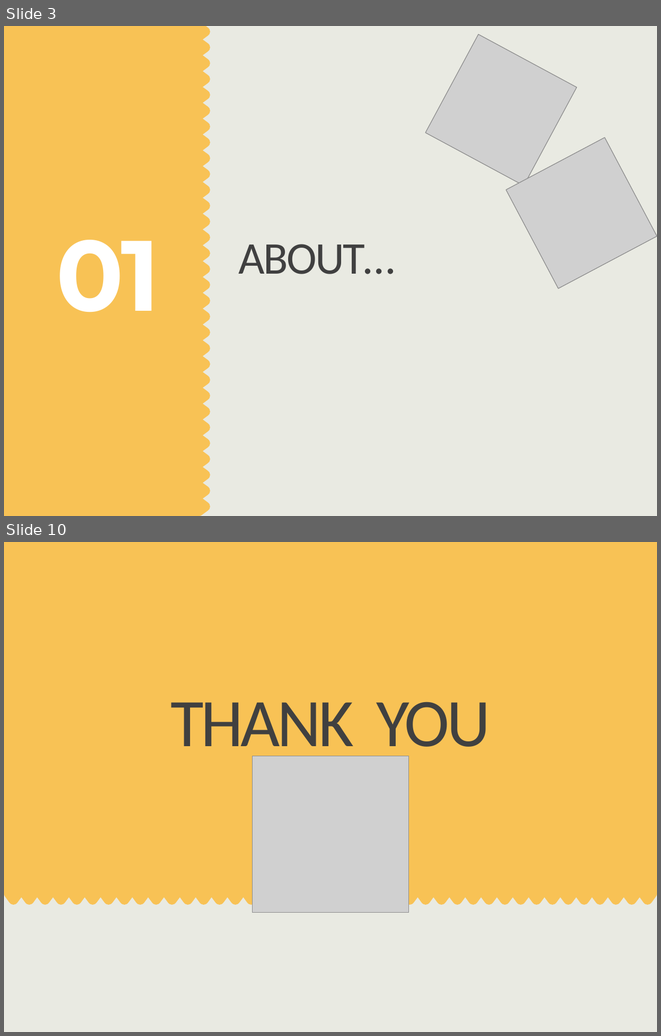
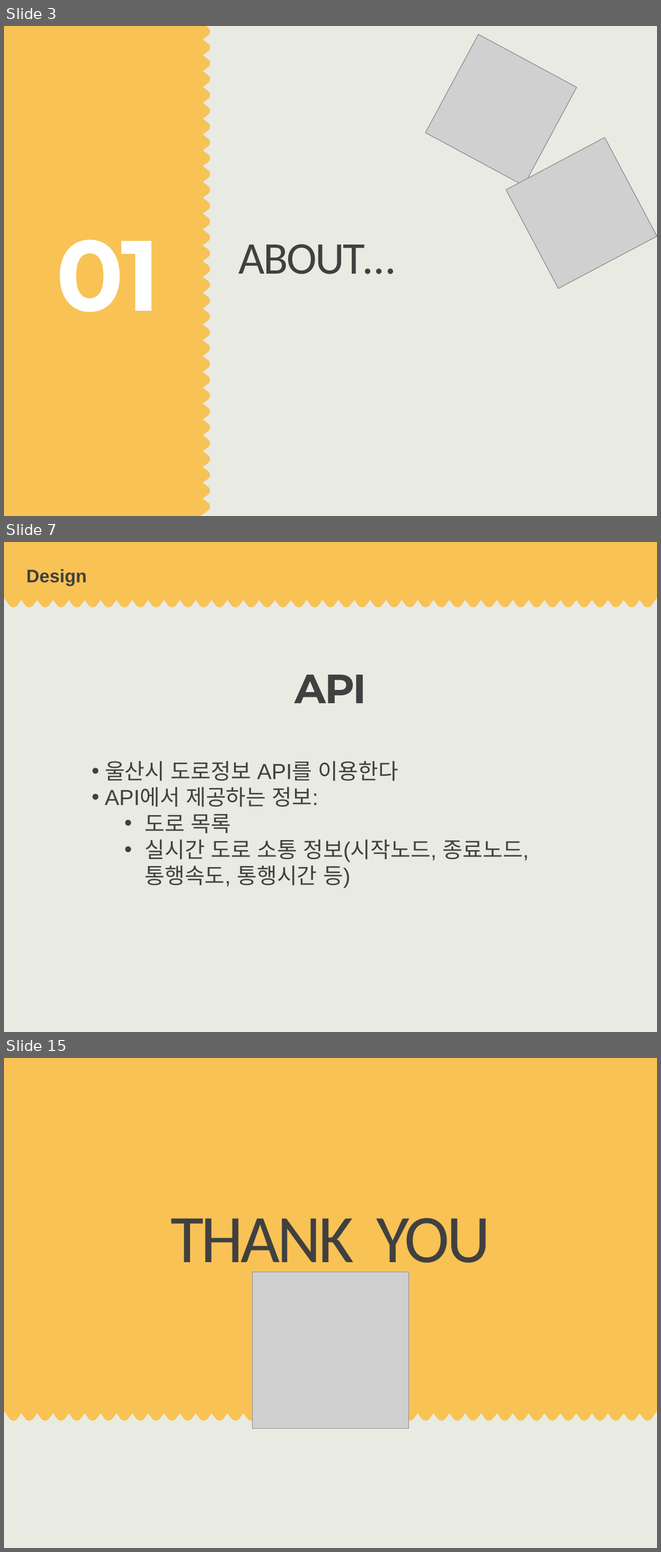
Before and after one commit to ilovethisid/Data-Structure-Design, a slide deck: week1.pptx. Shown one above the other, each under a label of ours: slides 3 and 10 before the commit, slides 3, 7 and 15 after it; the slides between them are not shown. The pictures are 661x1036 and 661x1552 pixels, drawn with LibreOffice and Linux fonts; fonts in the diff are those of the drawing; grey boxes stand for pictures. Boxes give left, top, right and bottom in pixels: in the first picture for what was removed or moved away, otherwise in the second. Text is boxed around its words. In the diff, an @@ line names an element or a change of style, - is before the commit and + after.

```diff
--- a/week1.pptx
+++ b/week1.pptx
@@ slide 7 added at box(4, 542, 657, 1032), background #E9EAE2 @@
@@ freeform shape added at box(4, 542, 657, 607), fill #F8C255 @@
@@ title added at box(26, 569, 87, 585), 20 pt, text #404040, bold @@
+Design
@@ text added at box(295, 674, 367, 703), 45 pt, text #404040, bold @@
+API
@@ text added at box(105, 761, 529, 888), 24 pt, text #404040 @@
+• 울산시 도로정보 API를 이용한다
+• API에서 제공하는 정보:
+  • 도로 목록
+  • 실시간 도로 소통 정보(시작노드, 종료노드, 통행속도, 통행시간 등)
@@ what was slide 10 is now slide 15 @@
```
Also in this commit, not shown: 4 slides changed, 7 other slides added, 3 slides removed.
